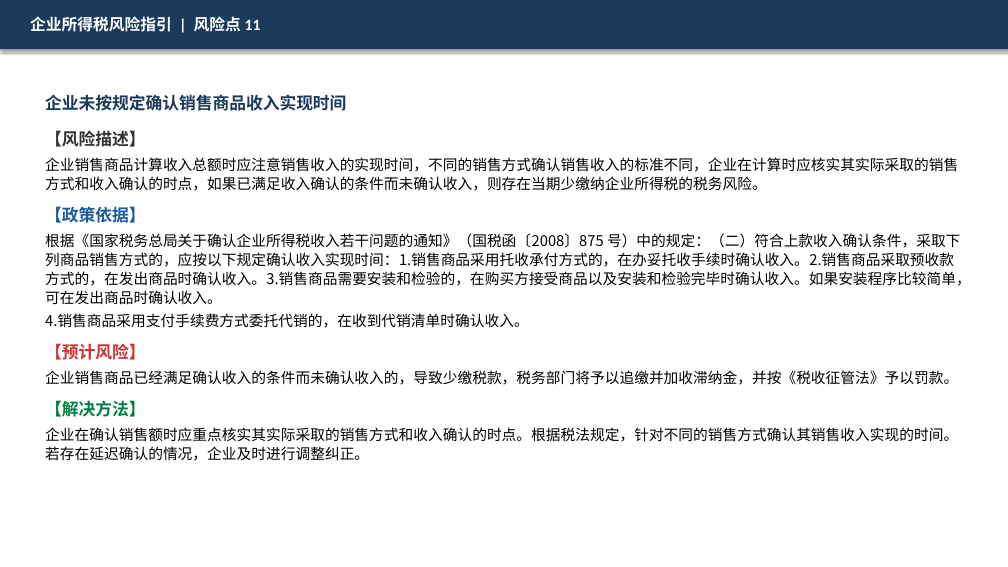
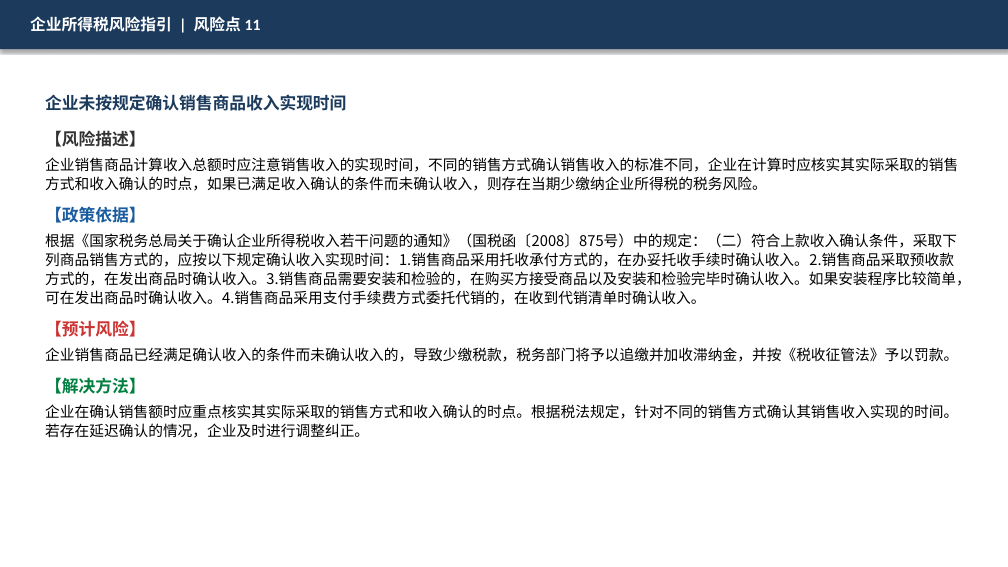
Before and after one commit to SlainTroyard/ppt, a slide deck: slide 12 of ppts_output_v3/02_企业所得税风险指引.pptx. Drawn at 1008x567 pixels with LibreOffice and Linux fonts; fonts in the diff are those of the drawing. Boxes give left, top, right and bottom in pixels: in the first picture for what was removed or moved away, otherwise in the second. Text is boxed around its words. In the diff, an @@ line names an element or a change of style, - is before the commit and + after.

```diff
--- a/ppts_output_v3/02_企业所得税风险指引.pptx
+++ b/ppts_output_v3/02_企业所得税风险指引.pptx
@@ text at (45,233,971,305): text changed @@
-根据《国家税务总局关于确认企业所得税收入若干问题的通知》（国税函〔2008〕875 号）中的规定：（二）符合上款收入确认条件，采取下列商品销售方式的，应按以下规定确认收入实现时间：1.销售商品采用托收承付方式的，在办妥托收手续时确认收入。2.销售商品采取预收款方式的，在发出商品时确认收入。3.销售商品需要安装和检验的，在购买方接受商品以及安装和检验完毕时确认收入。如果安装程序比较简单，可在发出商品时确认收入。
-4.销售商品采用支付手续费方式委托代销的，在收到代销清单时确认收入。
+根据《国家税务总局关于确认企业所得税收入若干问题的通知》（国税函〔2008〕875号）中的规定：（二）符合上款收入确认条件，采取下列商品销售方式的，应按以下规定确认收入实现时间：1.销售商品采用托收承付方式的，在办妥托收手续时确认收入。2.销售商品采取预收款方式的，在发出商品时确认收入。3.销售商品需要安装和检验的，在购买方接受商品以及安装和检验完毕时确认收入。如果安装程序比较简单，可在发出商品时确认收入。4.销售商品采用支付手续费方式委托代销的，在收到代销清单时确认收入。
```
Also in this commit, not shown: 71 other slides changed, 20 other files.
